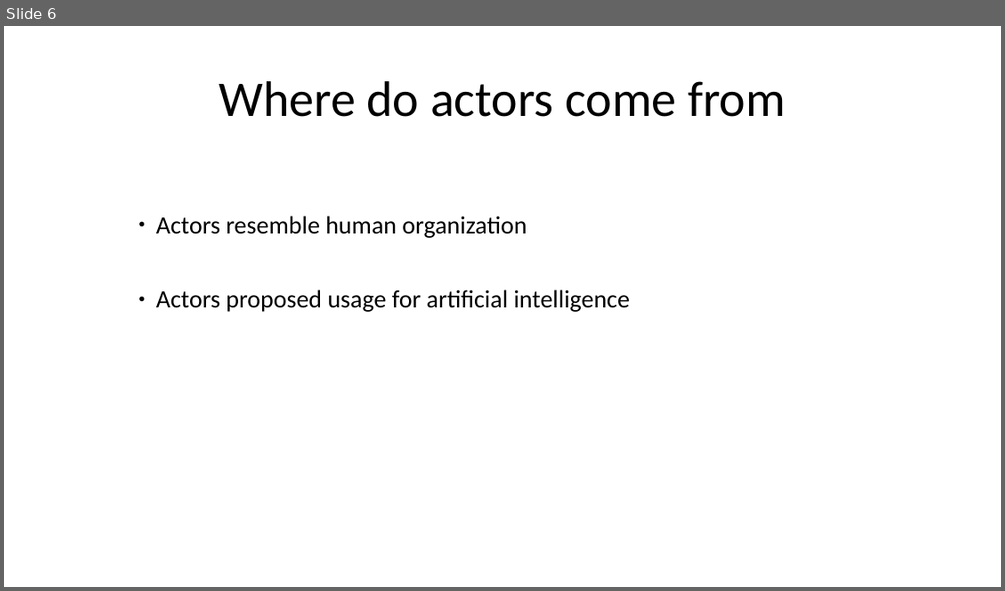
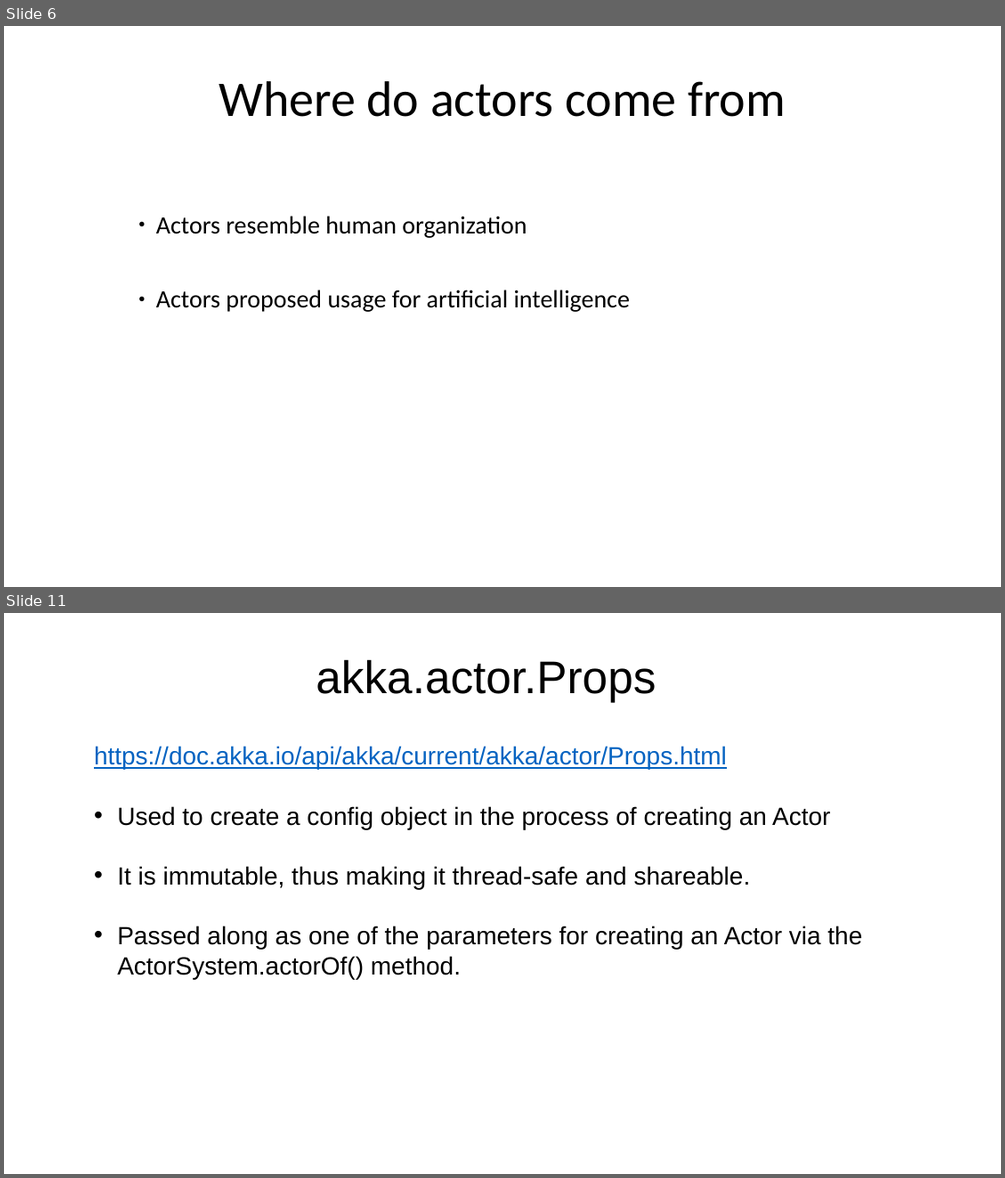
Before and after one commit to CSCI-49380-79526-Reactive-Programming/CSCI795_ReactiveProg_Project_Twitter_Stream_Scoring, a slide deck: CSCI795_FA20_Presentation_Paing_Washburn.pptx. Shown one above the other, each under a label of ours: slide 6 before the commit, slides 6 and 11 after it; the slides between them are not shown. The pictures are 1005x591 and 1005x1178 pixels, drawn with LibreOffice and Linux fonts; fonts in the diff are those of the drawing. Boxes give left, top, right and bottom in pixels: in the first picture for what was removed or moved away, otherwise in the second. Text is boxed around its words. In the diff, an @@ line names an element or a change of style, - is before the commit and + after.

Commit message:
adding akka demo slides and code

```diff
--- a/CSCI795_FA20_Presentation_Paing_Washburn.pptx
+++ b/CSCI795_FA20_Presentation_Paing_Washburn.pptx
@@ slide 11 added at [4,613,1001,1174], background #FFFFFF @@
@@ title added at [316,659,655,702], 44 pt, text #000000 @@
+akka.actor.Props
@@ text added at [94,746,862,979], 24 pt, text #000000 @@
+https://doc.akka.io/api/akka/current/akka/actor/Props.html
+• Used to create a config object in the process of creating an Actor
+• It is immutable, thus making it thread-safe and shareable.
+• Passed along as one of the parameters for creating an Actor via the ActorSystem.actorOf() method.
```
Also in this commit, not shown: 1 slide changed, 4 other slides added, 1 slide removed, 15 other files.
